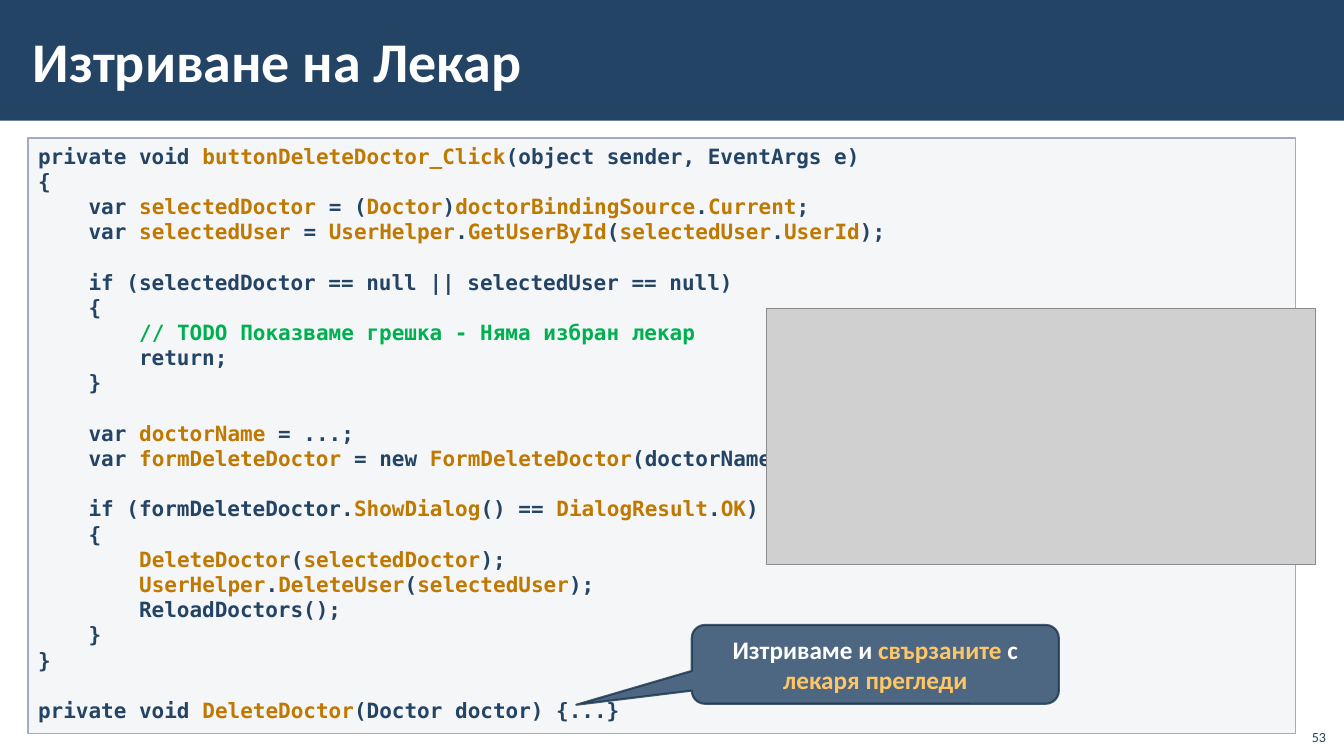
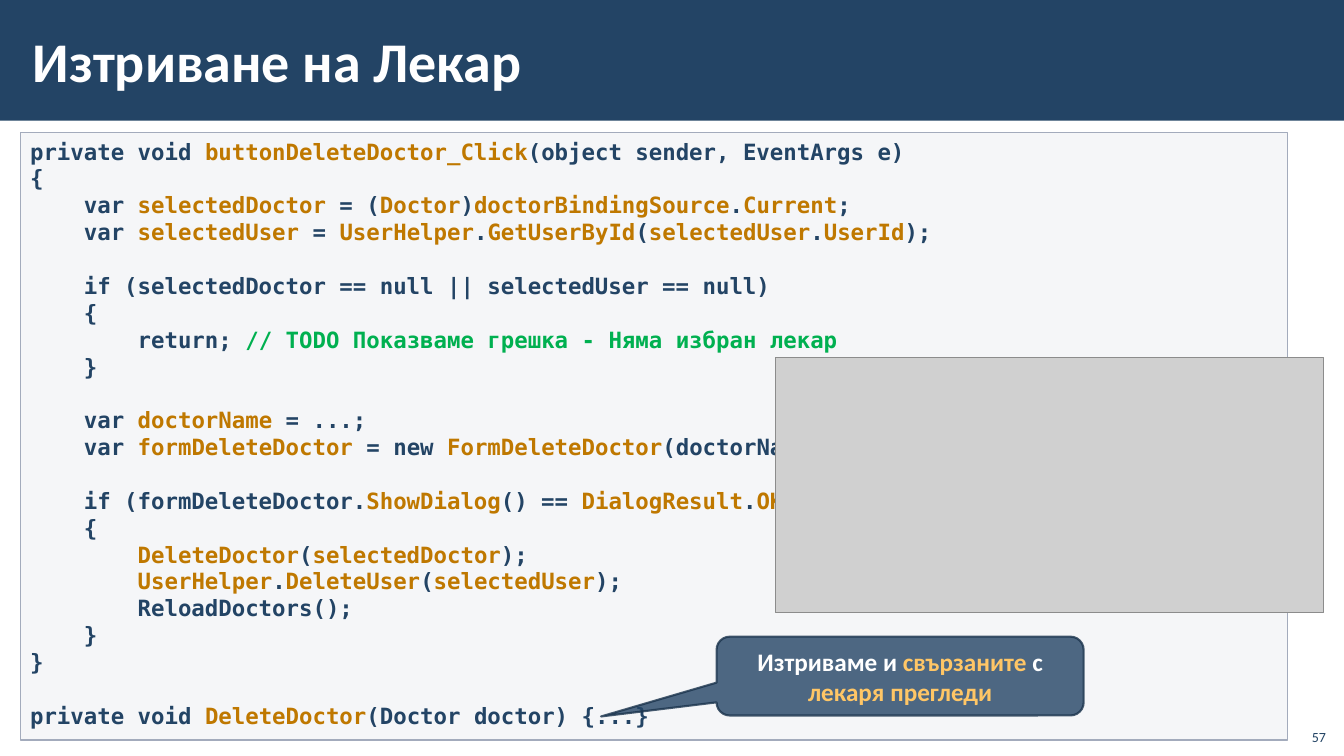
Before and after one commit to BG-IT-Edu/School-Programming, a slide deck: slide 57 of Courses/Software-Sciences/Module-4-Information-Systems-New/12-Implementation-of-Information-System/12-Implementation-of-Information-System-Third-Part.pptx (slide 53 before the commit). Drawn at 1344x756 pixels with LibreOffice and Linux fonts; fonts in the diff are those of the drawing; grey boxes stand for pictures; background and template pictures are left out. Boxes give left, top, right and bottom in pixels: in the first picture for what was removed or moved away, otherwise in the second. Text is boxed around its words. In the diff, an @@ line names an element or a change of style, - is before the commit and + after.

```diff
--- a/Courses/Software-Sciences/Module-4-Information-Systems-New/12-Implementation-of-Information-System/12-Implementation-of-Information-System-Third-Part.pptx
+++ b/Courses/Software-Sciences/Module-4-Information-Systems-New/12-Implementation-of-Information-System/12-Implementation-of-Information-System-Third-Part.pptx
@@ rectangle "private void buttonDeleteDoctor_Click(object sender, EventAr ...": place and size @@
-rectangle "private void buttonDeleteDoctor_Click(object sender, EventAr ..." at (28, 138, 1296, 734)
+rectangle "private void buttonDeleteDoctor_Click(object sender, EventAr ..." at (20, 133, 1288, 740)
@@ text in rectangle at (30, 141, 932, 729): size 15 to 16 pt @@
@@ text in rectangle at (138, 330, 837, 353): text changed; size 15 to 16 pt @@
-// TODO Показваме грешка - Няма избран лекар
-return;
+return; // TODO Показваме грешка - Няма избран лекар
@@ picture: place and size @@
-picture at (766, 309, 1315, 565)
+picture at (775, 357, 1324, 613)
@@ rounded speech box "Изтриваме и свързаните с лекаря ...": place and size @@
-rounded speech box "Изтриваме и свързаните с лекаря ..." at (692, 625, 1059, 704)
+rounded speech box "Изтриваме и свързаните с лекаря ..." at (717, 637, 1084, 716)
@@ page number at (1312, 733, 1326, 742): text changed @@
-53
+57
```
Also in this commit, not shown: 39 other slides changed, 5 slides added.
